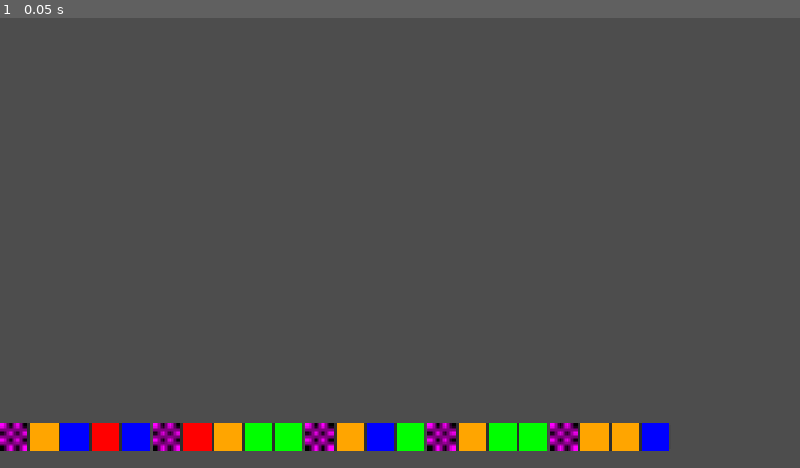
Above: before the commit, frame 1.
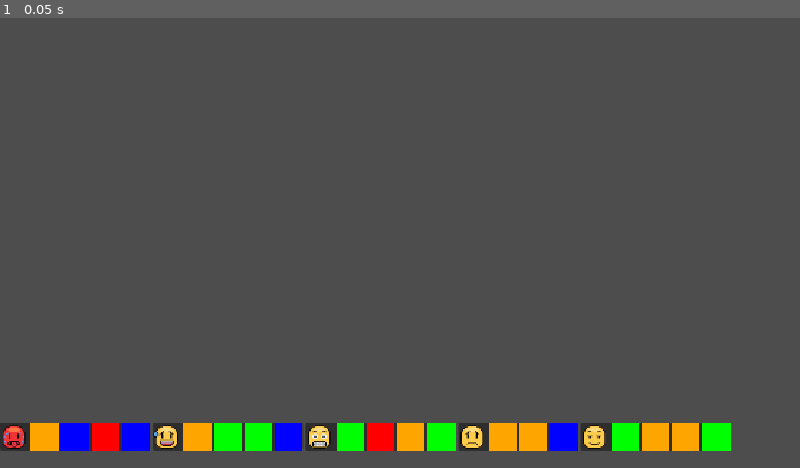
Above: after the commit, the same moment.

Repository: natleahh/project-bringer-2
Game: Godot game, scene res://Gig/Act/test.tscn
The game is run twice, just before and just after one commit, with the same random seed, the same clock (stepped at 60 frames per second) and the same inputs. The project has no main scene, so this scene is started directly.
Inputs:
- Up to frame 1 (0.05 s): no input

The runs differ from the first frame. In frame 1, 4.2% of the frame differs, in the area x 0-92%, y 90-97%.

Commit message:
evil: import  textutres

Diff:
--- a/Gig/models.gd
+++ b/Gig/models.gd
@@ -3,6 +3,86 @@
 enum ComedyType {Witty, Absurd, Relatable, Silly}
 
 const ComedyColor: Array[Color] = [Color("blue"), Color("green"), Color("orange"), Color("red")]
+
+const TEXTURES: Array[CompressedTexture2D] = [
+	## just for now ok? <3
+	## ( ͡° ͜ʖ ͡°)
+	preload("res://assets/free-emojis-pixelart/emojis-x1-32x32/E1.png"),
+	preload("res://assets/free-emojis-pixelart/emojis-x1-32x32/E2.png"),
+	preload("res://assets/free-emojis-pixelart/emojis-x1-32x32/E3.png"),
+	preload("res://assets/free-emojis-pixelart/emojis-x1-32x32/E4.png"),
+	preload("res://assets/free-emojis-pixelart/emojis-x1-32x32/E5.png"),
+	preload("res://assets/free-emojis-pixelart/emojis-x1-32x32/E6.png"),
+	preload("res://assets/free-emojis-pixelart/emojis-x1-32x32/E7.png"),
+	preload("res://assets/free-emojis-pixelart/emojis-x1-32x32/E8.png"),
+	preload("res://assets/free-emojis-pixelart/emojis-x1-32x32/E9.png"),
+	preload("res://assets/free-emojis-pixelart/emojis-x1-32x32/E10.png"),
+	preload("res://assets/free-emojis-pixelart/emojis-x1-32x32/E11.png"),
+	preload("res://assets/free-emojis-pixelart/emojis-x1-32x32/E12.png"),
+	preload("res://assets/free-emojis-pixelart/emojis-x1-32x32/E13.png"),
+	preload("res://assets/free-emojis-pixelart/emojis-x1-32x32/E14.png"),
+	preload("res://assets/free-emojis-pixelart/emojis-x1-32x32/E15.png"),
+	preload("res://assets/free-emojis-pixelart/emojis-x1-32x32/E16.png"),
+	preload("res://assets/free-emojis-pixelart/emojis-x1-32x32/E17.png"),
+	preload("res://assets/free-emojis-pixelart/emojis-x1-32x32/E18.png"),
+	preload("res://assets/free-emojis-pixelart/emojis-x1-32x32/E19.png"),
+	preload("res://assets/free-emojis-pixelart/emojis-x1-32x32/E20.png"),
+	preload("res://assets/free-emojis-pixelart/emojis-x1-32x32/E21.png"),
+	preload("res://assets/free-emojis-pixelart/emojis-x1-32x32/E22.png"),
+	preload("res://assets/free-emojis-pixelart/emojis-x1-32x32/E23.png"),
+	preload("res://assets/free-emojis-pixelart/emojis-x1-32x32/E24.png"),
+	preload("res://assets/free-emojis-pixelart/emojis-x1-32x32/E25.png"),
+	preload("res://assets/free-emojis-pixelart/emojis-x1-32x32/E26.png"),
+	preload("res://assets/free-emojis-pixelart/emojis-x1-32x32/E27.png"),
+	preload("res://assets/free-emojis-pixelart/emojis-x1-32x32/E28.png"),
+	preload("res://assets/free-emojis-pixelart/emojis-x1-32x32/E29.png"),
+	preload("res://assets/free-emojis-pixelart/emojis-x1-32x32/E30.png"),
+	preload("res://assets/free-emojis-pixelart/emojis-x1-32x32/E31.png"),
+	preload("res://assets/free-emojis-pixelart/emojis-x1-32x32/E32.png"),
+	preload("res://assets/free-emojis-pixelart/emojis-x1-32x32/E33.png"),
+	preload("res://assets/free-emojis-pixelart/emojis-x1-32x32/E34.png"),
+	preload("res://assets/free-emojis-pixelart/emojis-x1-32x32/E35.png"),
+	preload("res://assets/free-emojis-pixelart/emojis-x1-32x32/E36.png"),
+	preload("res://assets/free-emojis-pixelart/emojis-x1-32x32/E37.png"),
+	preload("res://assets/free-emojis-pixelart/emojis-x1-32x32/E38.png"),
+	preload("res://assets/free-emojis-pixelart/emojis-x1-32x32/E39.png"),
+	preload("res://assets/free-emojis-pixelart/emojis-x1-32x32/E40.png"),
+	preload("res://assets/free-emojis-pixelart/emojis-x1-32x32/E41.png"),
+	preload("res://assets/free-emojis-pixelart/emojis-x1-32x32/E42.png"),
+	preload("res://assets/free-emojis-pixelart/emojis-x1-32x32/E43.png"),
+	preload("res://assets/free-emojis-pixelart/emojis-x1-32x32/E44.png"),
+	preload("res://assets/free-emojis-pixelart/emojis-x1-32x32/E45.png"),
+	preload("res://assets/free-emojis-pixelart/emojis-x1-32x32/E46.png"),
+	preload("res://assets/free-emojis-pixelart/emojis-x1-32x32/E47.png"),
+	preload("res://assets/free-emojis-pixelart/emojis-x1-32x32/E48.png"),
+	preload("res://assets/free-emojis-pixelart/emojis-x1-32x32/E49.png"),
+	preload("res://assets/free-emojis-pixelart/emojis-x1-32x32/E50.png"),
+	preload("res://assets/free-emojis-pixelart/emojis-x1-32x32/E51.png"),
+	preload("res://assets/free-emojis-pixelart/emojis-x1-32x32/E52.png"),
+	preload("res://assets/free-emojis-pixelart/emojis-x1-32x32/E53.png"),
+	preload("res://assets/free-emojis-pixelart/emojis-x1-32x32/E54.png"),
+	preload("res://assets/free-emojis-pixelart/emojis-x1-32x32/E55.png"),
+	preload("res://assets/free-emojis-pixelart/emojis-x1-32x32/E56.png"),
+	preload("res://assets/free-emojis-pixelart/emojis-x1-32x32/E57.png"),
+	preload("res://assets/free-emojis-pixelart/emojis-x1-32x32/E58.png"),
+	preload("res://assets/free-emojis-pixelart/emojis-x1-32x32/E59.png"),
+	preload("res://assets/free-emojis-pixelart/emojis-x1-32x32/E60.png"),
+	preload("res://assets/free-emojis-pixelart/emojis-x1-32x32/E61.png"),
+	preload("res://assets/free-emojis-pixelart/emojis-x1-32x32/E62.png"),
+	preload("res://assets/free-emojis-pixelart/emojis-x1-32x32/E63.png"),
+	preload("res://assets/free-emojis-pixelart/emojis-x1-32x32/E64.png"),
+	preload("res://assets/free-emojis-pixelart/emojis-x1-32x32/E65.png"),
+	preload("res://assets/free-emojis-pixelart/emojis-x1-32x32/E66.png"),
+	preload("res://assets/free-emojis-pixelart/emojis-x1-32x32/E67.png"),
+	preload("res://assets/free-emojis-pixelart/emojis-x1-32x32/E68.png"),
+	preload("res://assets/free-emojis-pixelart/emojis-x1-32x32/E69.png"),
+	preload("res://assets/free-emojis-pixelart/emojis-x1-32x32/E70.png"),
+	preload("res://assets/free-emojis-pixelart/emojis-x1-32x32/E71.png"),
+	preload("res://assets/free-emojis-pixelart/emojis-x1-32x32/E72.png"),
+	preload("res://assets/free-emojis-pixelart/emojis-x1-32x32/E73.png"),
+	preload("res://assets/free-emojis-pixelart/emojis-x1-32x32/E74.png"),
+	preload("res://assets/free-emojis-pixelart/emojis-x1-32x32/E75.png"),
+]
 
 class ComedyVector4:
 	var _data: Array = [null, null, null, null]
@@ -51,12 +131,14 @@
 	var position: Vector2 = Vector2.ZERO
 	var connectors: Array
 
-	func _init(_connectors: Array) -> void:
+	func _init(_connectors: Array, _texture: Texture2D) -> void:
 		connectors = _connectors
+		texture = _texture
 
 	static func get_random() -> BitData:
 		return BitData.new(
-			range(randi_range(3, 4)).map(func (_i): return ConnectorData.get_random())
+			range(randi_range(3, 4)).map(func (_i): return ConnectorData.get_random()),
+			TEXTURES[randi() % TEXTURES.size()]
 		)
 
 class ConnectorData extends Resource:
Not shown, added: assets/free-emojis-pixelart/Readme.txt
Binary file added: assets/free-emojis-pixelart/emojis-x1-32x32/E1.png
Not shown, added: assets/free-emojis-pixelart/emojis-x1-32x32/E1.png.import
Binary file added: assets/free-emojis-pixelart/emojis-x1-32x32/E10.png
Not shown, added: assets/free-emojis-pixelart/emojis-x1-32x32/E10.png.import
Binary file added: assets/free-emojis-pixelart/emojis-x1-32x32/E11.png
Not shown, added: assets/free-emojis-pixelart/emojis-x1-32x32/E11.png.import
Binary file added: assets/free-emojis-pixelart/emojis-x1-32x32/E12.png
Not shown, added: assets/free-emojis-pixelart/emojis-x1-32x32/E12.png.import
Binary file added: assets/free-emojis-pixelart/emojis-x1-32x32/E13.png
Not shown, added: assets/free-emojis-pixelart/emojis-x1-32x32/E13.png.import
Binary file added: assets/free-emojis-pixelart/emojis-x1-32x32/E14.png
(and 439 more such lines)
